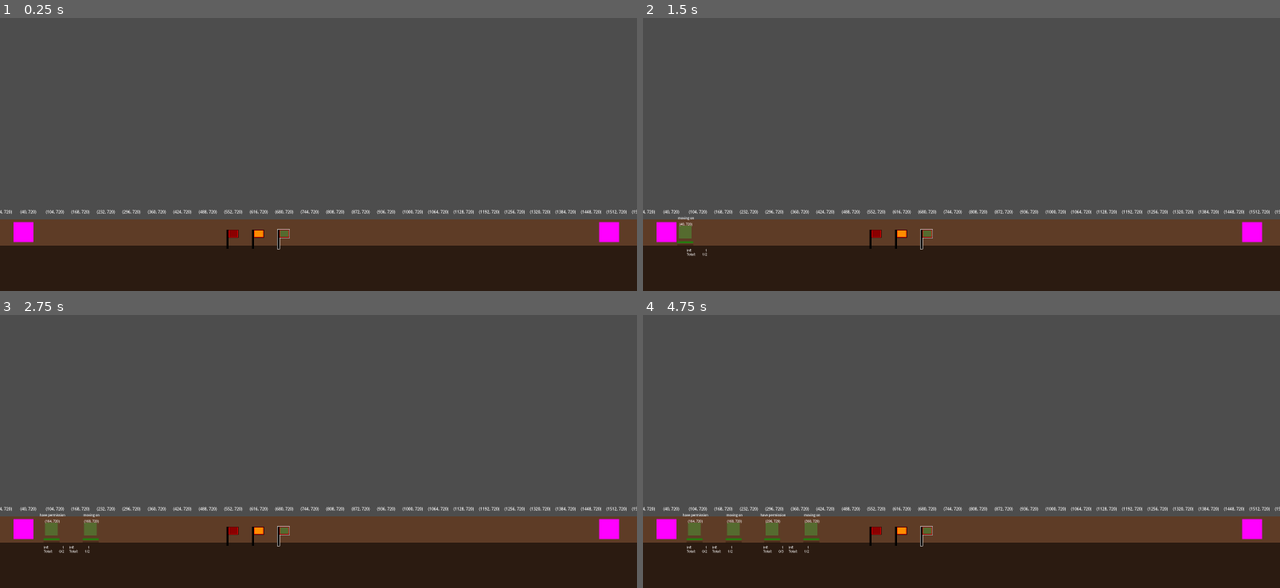
Above: before the commit, frames 1-4 (two rows, left to right).
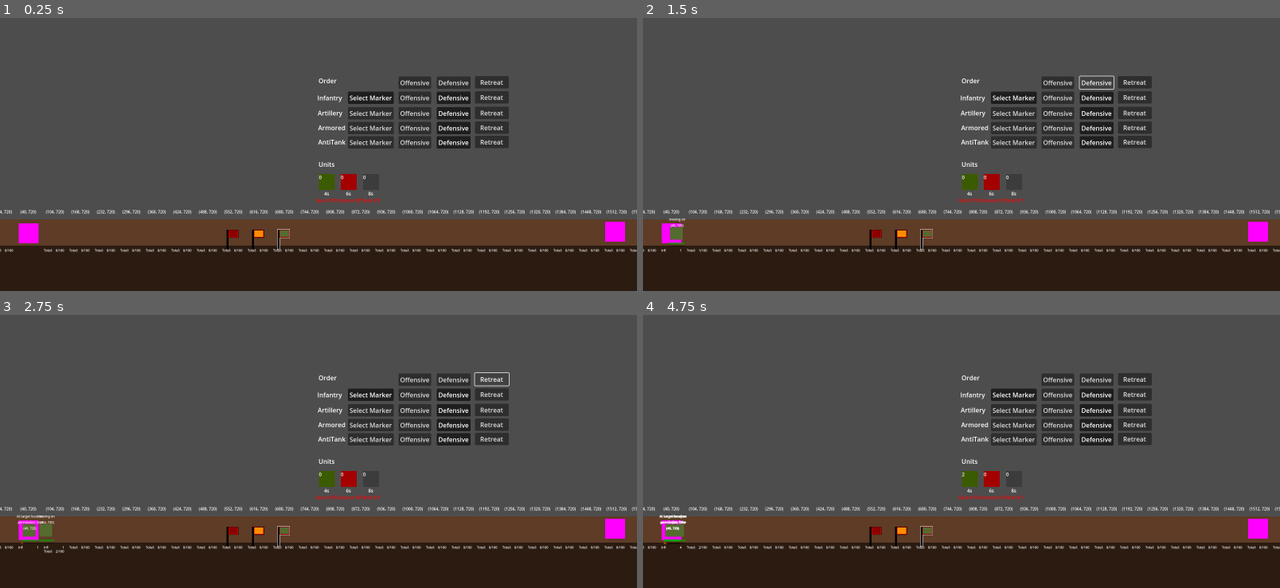
Above: after the commit, the same moments.

Repository: dwlee0802/AttritionWarfare
Game: Godot game, scene res://Scenes/game.tscn
The game is run twice, just before and just after one commit, with the same random seed, the same clock (stepped at 60 frames per second) and the same inputs.
Inputs (mouse positions are in pixels of both pictures, inside the frame that each line leads up to):
- Up to frame 1 (0.25 s): no input
- Up to frame 2 (1.5 s): click (1057, 83) at 0.5 s, where only the run after the commit has a clickable "Offensive"; click (1095, 83) at 1.25 s, where only the run after the commit has a clickable "Defensive"
- Up to frame 3 (2.75 s): click (490, 380) at 2 s, where only the run after the commit has a clickable "Retreat"
- Up to frame 4 (4.75 s): click (1012, 394) at 2.75 s, where only the run after the commit has a clickable "Select Marker"; click (967, 478) at 3.5 s, where only the run after the commit has a clickable "0"; click (967, 478) at 4.25 s, where only the run after the commit has a clickable "1"

The runs differ from the first frame. In frame 1, 5.8% of the frame differs, in the area x 0-100%, y 21-86%; in frame 2, 5.9%; in frame 3, 6.2%; in frame 4, 6.7%, in the area x 0-100%, y 21-88%.

Commit message:
Trying to fix unit movement to work with more cases. Removed unnecessary comments.

Diff:
--- a/Data/infantry.tres
+++ b/Data/infantry.tres
@@ -10,7 +10,7 @@
 minAttackRange = 0
 damageAmount = 10
 attackSpeed = 2.0
-speed = 100
+speed = 25
 splashDamage = false
 splashRange = 100
 indirectFire = false
--- a/Scenes/game.tscn
+++ b/Scenes/game.tscn
@@ -528,7 +528,6 @@
 text = "0/min"
 
 [node name="OrderTab" type="Label" parent="."]
-visible = false
 layout_mode = 0
 offset_left = 800.0
 offset_top = 360.0
@@ -1143,7 +1142,7 @@
 script = ExtResource("16_g4x6a")
 
 [node name="PlayerHQ" type="StaticBody2D" parent="World"]
-position = Vector2(59, 752)
+position = Vector2(72, 755)
 collision_mask = 0
 script = ExtResource("5_ajpi1")
 autoSpawn = true
@@ -1164,7 +1163,7 @@
 
 [node name="EnemyHQ" type="StaticBody2D" parent="World"]
 z_index = 3
-position = Vector2(1530, 752)
+position = Vector2(1545, 751)
 collision_layer = 2
 collision_mask = 0
 script = ExtResource("5_ajpi1")
@@ -1219,6 +1218,7 @@
 
 [node name="Block2" parent="World/Ground" instance=ExtResource("19_n67nq")]
 layout_mode = 2
+ignoreCombatWidth = true
 
 [node name="Block3" parent="World/Ground" instance=ExtResource("19_n67nq")]
 layout_mode = 2
--- a/Scripts/Block.gd
+++ b/Scripts/Block.gd
@@ -3,6 +3,7 @@
 
 @onready var detectionArea: Area2D = $DetectionArea/Area2D
 
+@export var ignoreCombatWidth: bool = false
 var curCombatWidth: int = 0
 var maxCombatWidth: int = 1
 var tempCombatWidth: int = 0
@@ -19,7 +20,7 @@
 
 # Called when the node enters the scene tree for the first time.
 func _ready():
-	maxCombatWidth = randi_range(1,5)
+	maxCombatWidth = 100
 	pass # Replace with function body.
 
 
@@ -49,7 +50,7 @@
 	for key in countDict.keys():
 		output += "[fill]" + Enums.UnitTypeToAbbString(key) + ": " + str(countDict[key]) + "[/fill]\n"
 
-	if len(countDict.keys()) != 0:
+	if !ignoreCombatWidth:
 		output += "[fill]Total: "+ str(curCombatWidth) + "/" + str(maxCombatWidth) + "[/fill]\n"
 
 	contentsLabel.text = output
@@ -58,6 +59,20 @@
 # units are considered 'on' this block only if their position is equal or greater than self's width
 # specifically, unit's position should be inside [self.global_position, self.global_position + size.x)
 func GetUnitsInside():
+	var results = detectionArea.get_overlapping_bodies()
+	var output = []
+	for unit in results:
+		if unit is Unit:
+			if unit.global_position.x > global_position.x and unit.global_position.x < global_position.x + size.x:
+				output.append(unit)
+				if unit.currentBlock != self:
+					unit.currentBlock = self
+					#unit.hasPermission = false
+
+	return output
+
+
+func CheckIfCapital() -> bool:
 	var results = detectionArea.get_overlapping_bodies()
 	var output = []
 	for unit in results:
@@ -81,6 +96,9 @@
 # tells the caller if there is enough space in self
 # should be only called once per unit
 func GivePermission():
+	if ignoreCombatWidth:
+		return true
+
 	if curCombatWidth + 1 <= maxCombatWidth:
 		curCombatWidth += 1
 		return true
--- a/Scripts/Unit.gd
+++ b/Scripts/Unit.gd
@@ -234,7 +234,8 @@
 		target_position = Game.playerNation.hq.global_position.x
 
 
-# returns true if at target position and vice versa
+# try to go to next block
+# if cant then go to current block
 func UpdateVelocity() -> bool:
 	if currentBlock == null:
 		velocity = Vector2.ZERO
@@ -246,95 +247,52 @@
 		debugStatus = "At target location" + "\n permission: " + str(hasPermission)
 		return true
 	else:
-		# first, check if we are at current block's center
-		# move to it if not at it
-		# second, check to see if we have permission to move into next block
-		# if we do, go
-		# if we dont, stop but keep checking
-		# we are at the right side of current block
-		#if global_position.x - currentBlock.global_position.x + currentBlock.size.x / 2 > POSITION_ERROR:
-			#velocity = Vector2.RIGHT
-		## left side of current block
-		#elif global_position.x - currentBlock.global_position.x + currentBlock.size.x / 2 > -POSITION_ERROR:
-			#velocity = Vector2.LEFT
-		if true:
-			# finish moving to center of current block
-			if AtCurrent():
-				velocity = Vector2.ZERO
-
-				# check to see if we have permission to go on
-				if currentBlock.nextBlock != null:
+		# finish moving to center of current block
+		if AtCurrent():
+			velocity = Vector2.ZERO
+
+			# determine which direction we need to go to
+			var nextBlock: Block = currentBlock.nextBlock
+			var dir = Vector2.RIGHT
+
+			# need to go left <-
+			if target_position < global_position.x:
+				nextBlock = currentBlock.prevBlock
+				dir = Vector2.LEFT
+
+			# check to see if we have permission to go on
+			if nextBlock != null:
+				if hasPermission:
+					# dont ask for permission since we have it
+					velocity = dir
+					debugStatus = "have permission"
+				else:
+					debugStatus = "no permission"
+
+					# dont try to get permission if current block is target
+					hasPermission = nextBlock.GivePermission()
+					# no longer occupying current block's combat width
 					if hasPermission:
-						# dont ask for permission since we have it
-						velocity = Vector2.RIGHT
-						debugStatus = "have permission"
-					else:
-						debugStatus = "no permission"
-
-						# dont try to get permission if current block is
-						hasPermission = currentBlock.nextBlock.GivePermission()
-						# no longer occupying current block's combat width
-						if hasPermission:
-							currentBlock.curCombatWidth -= 1
+						currentBlock.curCombatWidth -= 1
+						currentBlock = nextBlock
+		else:
+			# keep moving if not at current block
+			if hasPermission:
+				debugStatus = "moving on"
+				return false
 			else:
-				if hasPermission:
-					debugStatus = "moving on"
-				else:
-					debugStatus = "moving to self"
-				# keep moving if not at current block
+				debugStatus = "moving to self"
+
 				if global_position.x - currentBlock.global_position.x + currentBlock.size.x / 2 > POSITION_ERROR:
 					velocity = Vector2.RIGHT
 				elif global_position.x - currentBlock.global_position.x + currentBlock.size.x / 2 > -POSITION_ERROR:
 					velocity = Vector2.LEFT
 
-				# reset permission status
-				#hasPermission = false
-				#
-			## check to see if next block is clear only after we finish going to current block
-			## need to go right. target position is to the right of current position.
-			#if target_position > global_position.x:
-				#velocity = Vector2.RIGHT
-				#if currentBlock.nextBlock == null:
-					## keep moving if not at current block
-					#if global_position.x - currentBlock.global_position.x + currentBlock.size.x / 2 > POSITION_ERROR:
-						#velocity = Vector2.RIGHT
-					#elif global_position.x - currentBlock.global_position.x + currentBlock.size.x / 2 > -POSITION_ERROR:
-						#velocity = Vector2.LEFT
-					#else:
-						#velocity = Vector2.ZERO
-				#else:
-					#if currentBlock.nextBlock.GivePermission():
-						#velocity = Vector2.RIGHT
-						#debugStatus = "have permission"
-					#else:
-						## keep moving if not at current block
-						#debugStatus = "no permission"
-						#debugStatus += " moving to current"
-						#if abs(global_position.x - currentBlock.global_position.x + currentBlock.size.x / 2) > POSITION_ERROR:
-							##velocity = Vector2.RIGHT
-							#velocity = Vector2.ZERO
-						#else:
-							#debugStatus = "next block blocked"
-							#velocity = Vector2.ZERO
-						#
-			## target position is to the left of current position
-			#else:
-				#velocity = Vector2.LEFT
-				#if currentBlock.prevBlock == null or not currentBlock.prevBlock.GivePermission():
-					## keep moving if not at current block
-					#if global_position.x - currentBlock.global_position.x + currentBlock.size.x / 2 > POSITION_ERROR:
-						#velocity = Vector2.RIGHT
-					#elif global_position.x - currentBlock.global_position.x + currentBlock.size.x / 2 > -POSITION_ERROR:
-						#velocity = Vector2.LEFT
-					#else:
-						#velocity = Vector2.ZERO
-				#else:
-					#velocity = Vector2.LEFT
-	#
 	velocity *= speed
 	return false
 
 
+# unit should move to current block when it can't go to any other blocks
 func AtCurrent():
 	if abs(global_position.x - currentBlock.global_position.x - currentBlock.size.x / 2) < POSITION_ERROR:
 		return true
